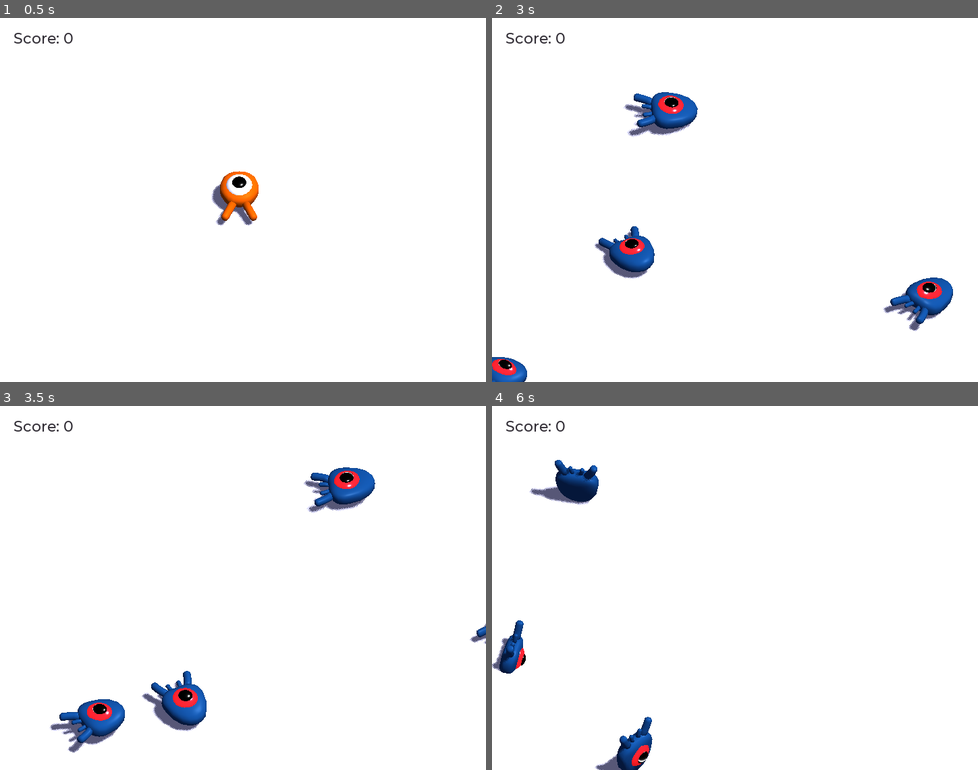
Above: before the commit, frames 1-4 (two rows, left to right).
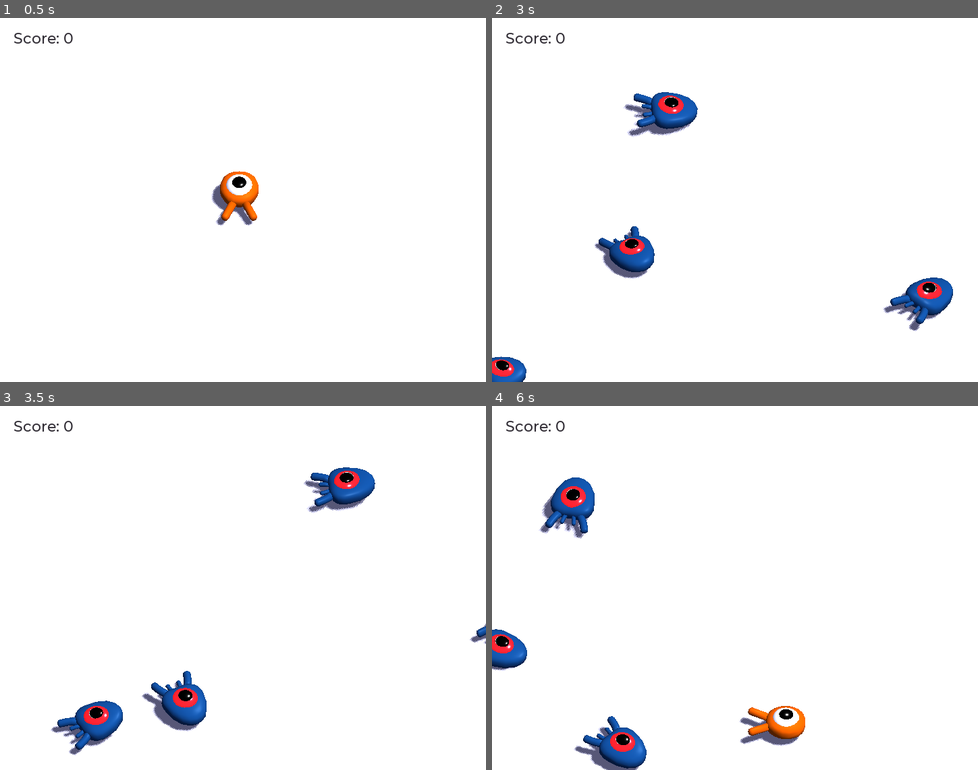
Above: after the commit, the same moments.

Repository: godotengine/godot-3d-dodge-the-creeps
Game: Godot game, scene res://Main.tscn
The game is run twice, just before and just after one commit, with the same random seed, the same clock (stepped at 60 frames per second) and the same inputs.
Inputs:
- Up to frame 1 (0.5 s): no input
- Up to frame 2 (3 s): tap Enter (ui_accept) at 0.5 s; hold Right (move_right) 0.53-1.28 s; tap Space (jump) at 0.77, 1.52 s; hold Down (move_down) 1.28-2.03 s; hold Right (move_right) 2.03-2.78 s; hold Up (move_up) from 2.78 s (still down)
- Up to frame 3 (3.5 s): keep holding Up (move_up); tap Space (jump) at 3.02 s
- Up to frame 4 (6 s): release Up (move_up) at 3.53 s; hold Left (move_left) 3.53-5.03 s; tap Space (jump) at 3.77, 4.52 s; hold Down (move_down) 5.03-5.78 s; hold Right (move_right) from 5.78 s (still down)

Frame 1 is identical in both runs. In frame 2, 0.1% of the frame differs, in the area x 0-8%, y 92-100%; in frame 3, 0.9%; in frame 4, 4.7%, in the area x 0-65%, y 14-100%.

Commit message:
Update node transforms to match tutorial

Diff:
--- a/dodge_the_creeps_3d/Main.tscn
+++ b/dodge_the_creeps_3d/Main.tscn
@@ -9,10 +9,10 @@
 [ext_resource path="res://ui_theme.tres" type="Theme" id=7]
 
 [sub_resource type="BoxShape" id=1]
-extents = Vector3( 19, 1, 20 )
+extents = Vector3( 30, 1, 30 )
 
-[sub_resource type="PlaneMesh" id=2]
-size = Vector2( 60, 60 )
+[sub_resource type="CubeMesh" id=2]
+size = Vector3( 60, 2, 60 )
 
 [sub_resource type="Curve3D" id=3]
 _data = {
@@ -45,15 +45,15 @@
 transform = Transform( 0.5, -0.777049, 0.382355, 0, 0.441506, 0.897258, -0.866025, -0.448629, 0.220753, 0, 12.5592, 14.7757 )
 shadow_enabled = true
 
-[node name="StaticBody" type="StaticBody" parent="."]
+[node name="Ground" type="StaticBody" parent="."]
+transform = Transform( 1, 0, 0, 0, 1, 0, 0, 0, 1, 0, -1, 0 )
 collision_layer = 4
 collision_mask = 2147483648
 
-[node name="CollisionShape" type="CollisionShape" parent="StaticBody"]
-transform = Transform( 1, 0, 0, 0, 1, 0, 0, 0, 1, 0, -1, 0 )
+[node name="CollisionShape" type="CollisionShape" parent="Ground"]
 shape = SubResource( 1 )
 
-[node name="GroundPlane" type="MeshInstance" parent="StaticBody"]
+[node name="MeshInstance" type="MeshInstance" parent="Ground"]
 mesh = SubResource( 2 )
 material/0 = null
 
@@ -62,7 +62,7 @@
 curve = SubResource( 3 )
 
 [node name="SpawnLocation" type="PathFollow" parent="SpawnPath"]
-transform = Transform( 0.55069, 0, -0.83471, 0, 1, 0, 0.83471, 0, 0.55069, -12, 0, -11.9198 )
+transform = Transform( 0.898021, 0, 0.439954, 0, 1, 0, -0.439954, 0, 0.898021, -12, 0, -11.9198 )
 offset = 26.9729
 rotation_mode = 1
 cubic_interp = false
